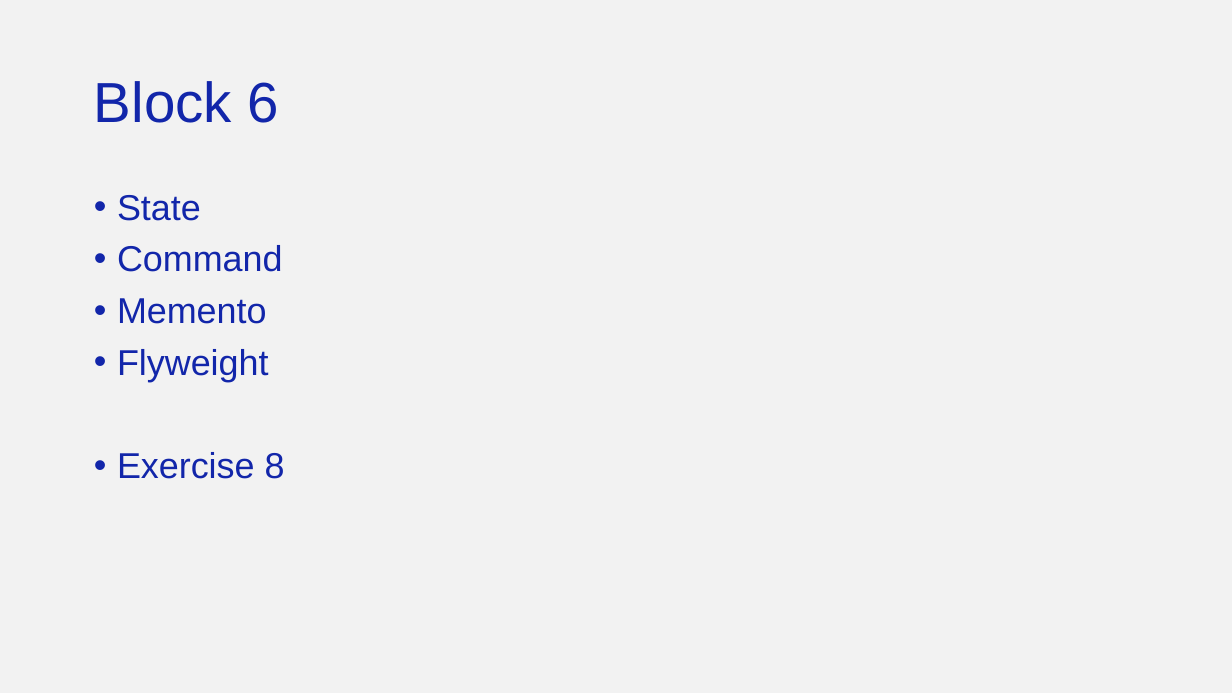
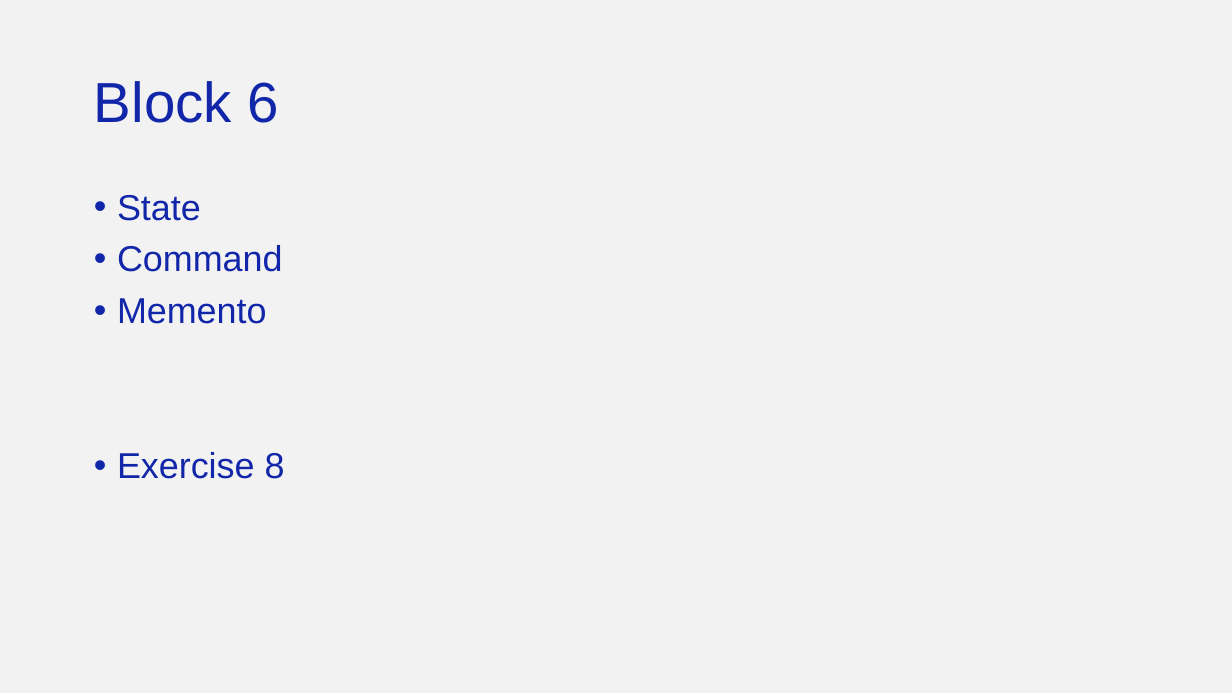
Before and after one commit to patschm/design-01-2025, a slide deck: slide 117 of Design Patterns.pptx (slide 112 before the commit). Drawn at 1232x693 pixels with LibreOffice and Linux fonts; fonts in the diff are those of the drawing; background and template pictures are left out. Boxes give left, top, right and bottom in pixels: in the first picture for what was removed or moved away, otherwise in the second. Text is boxed around its words. In the diff, an @@ line names an element or a change of style, - is before the commit and + after.

```diff
--- a/Design Patterns.pptx
+++ b/Design Patterns.pptx
@@ text at (117, 349, 269, 382): paragraph removed @@
-• Flyweight
```
Also in this commit, not shown: 2 other slides changed, 1 slide removed, 1 other file.
